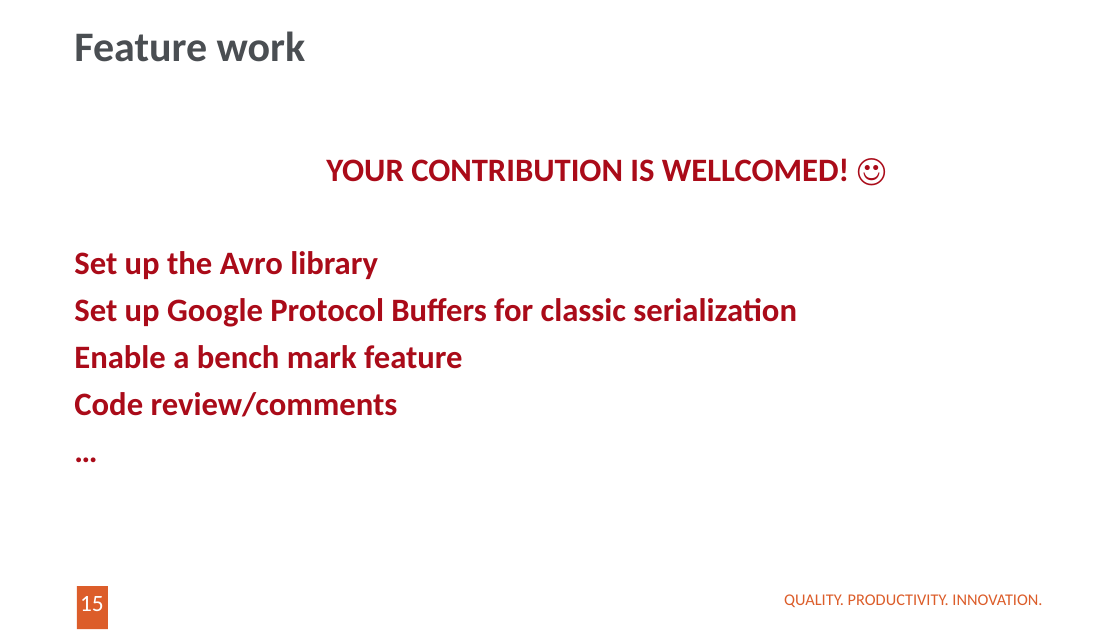
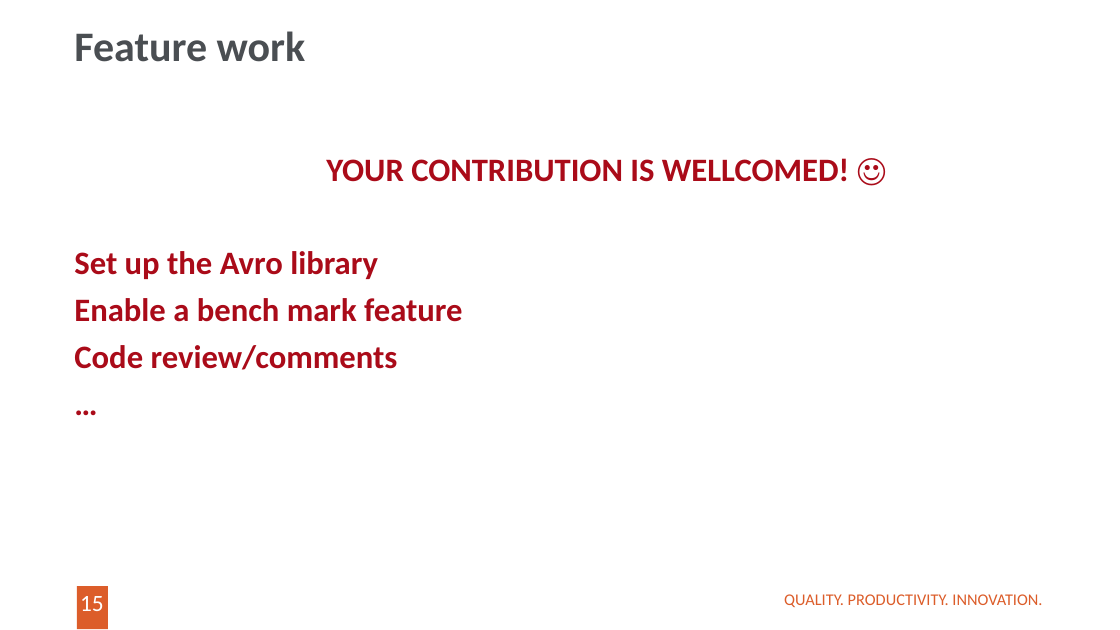
Before and after one commit to LiviuSosu/Serialization, a slide deck: slide 15 of Protocol buffers.pptx. Drawn at 1120x630 pixels with LibreOffice and Linux fonts; fonts in the diff are those of the drawing; background and template pictures are left out. Boxes give left, top, right and bottom in pixels: in the first picture for what was removed or moved away, otherwise in the second. Text is boxed around its words. In the diff, an @@ line names an element or a change of style, - is before the commit and + after.

```diff
--- a/Protocol buffers.pptx
+++ b/Protocol buffers.pptx
@@ text at (74, 298, 797, 327): paragraph removed @@
-Set up Google Protocol Buffers for classic serialization
```
Also in this commit, not shown: 5 other slides changed, 7 other files.
